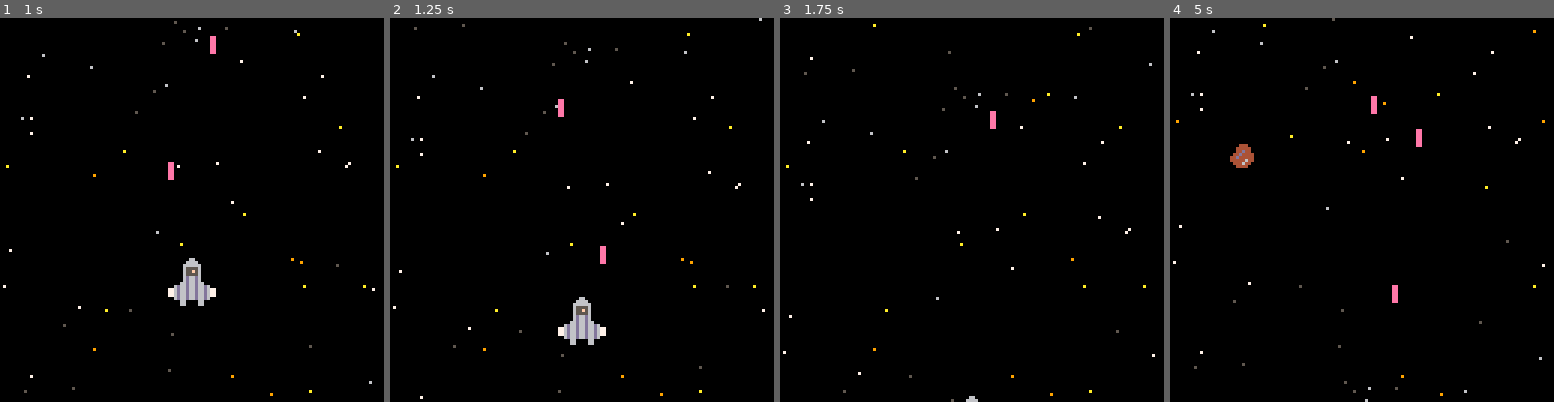
Above: before the commit, frames 1-4 (left to right).
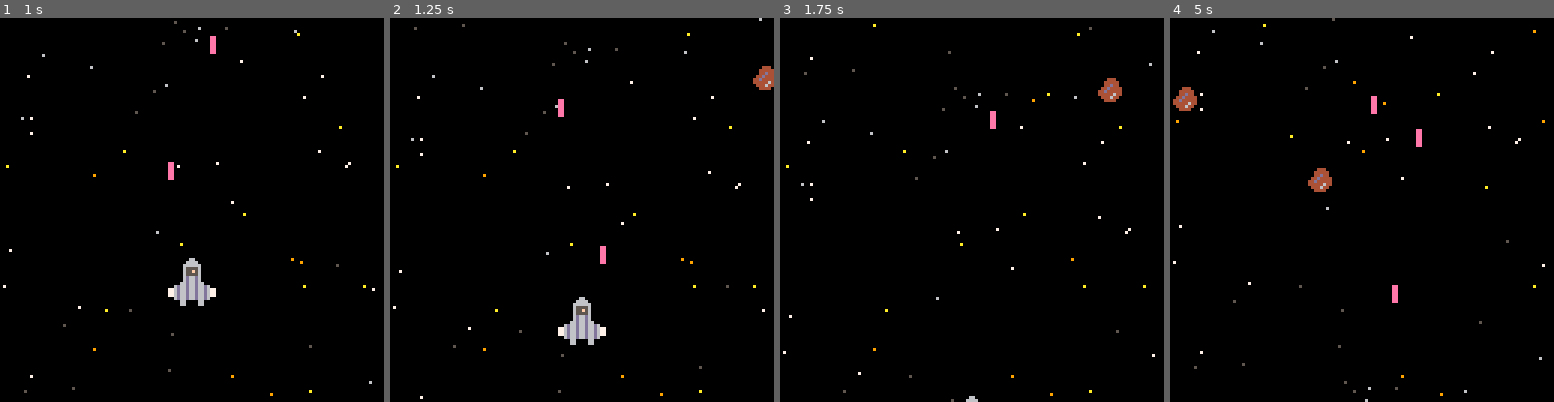
Above: after the commit, the same moments.

Repository: WJConnors/NothingCouldPossiblyGoWrong
Game: PICO-8 cartridge lastbreath.p8
The game is run twice, just before and just after one commit, with the same random seed, the same clock (stepped at 60 frames per second) and the same inputs.
Inputs:
- Up to frame 1 (1 s): tap X (X key) at 0.33 s; tap O (Z key) at 0.7 s
- Up to frame 2 (1.25 s): tap X (X key) at 1.07 s
- Up to frame 3 (1.75 s): hold Right from 1.6 s (still down); tap O (Z key) at 1.7 s
- Up to frame 4 (5 s): tap X (X key) at 1.85, 2.97, 4.08 s; release Right at 2.1 s; tap O (Z key) every 0.4 s from 2.1 to 4.9 s; hold Right 2.47-3.03 s; hold Left 3.08-3.58 s; hold Right 4.02-4.68 s

Frame 1 is identical in both runs. In frame 2, 0.3% of the frame differs, in the area x 94-100%, y 12-19%; in frame 3, 0.3%; in frame 4, 0.8%, in the area x 0-43%, y 17-46%.

Commit message:
Modified asteroid spawn timer

Diff:
--- a/lastbreath.p8
+++ b/lastbreath.p8
@@ -9,7 +9,8 @@
 	asteroids_init()
 
 	asttimer=0
-	astmaxtimer=60
+	astmax=100
+	astmin=20
 end
 
 function _update()
@@ -18,7 +19,7 @@
 	asteroids_update()
 	if (asttimer<=0) then
 		asteroid_spawn()
-		asttimer=astmaxtimer
+		asttimer=flr(rndb(astmin,astmax))
 	end
 	asttimer-=1
 	lasers_update()
